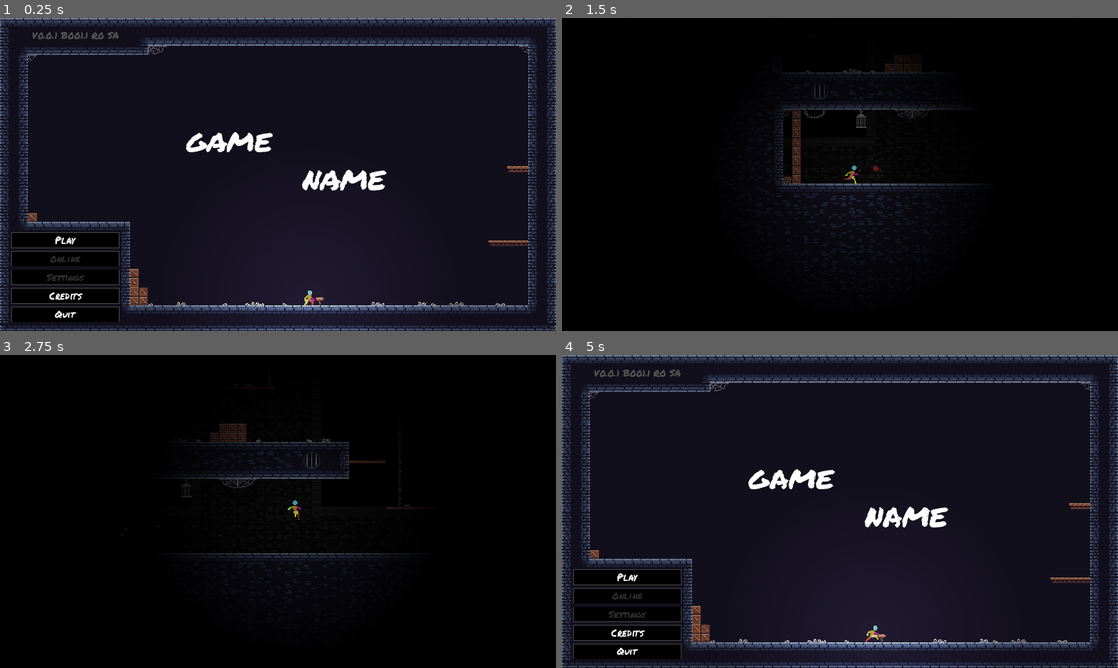
Above: before the commit, frames 1-4 (two rows, left to right).
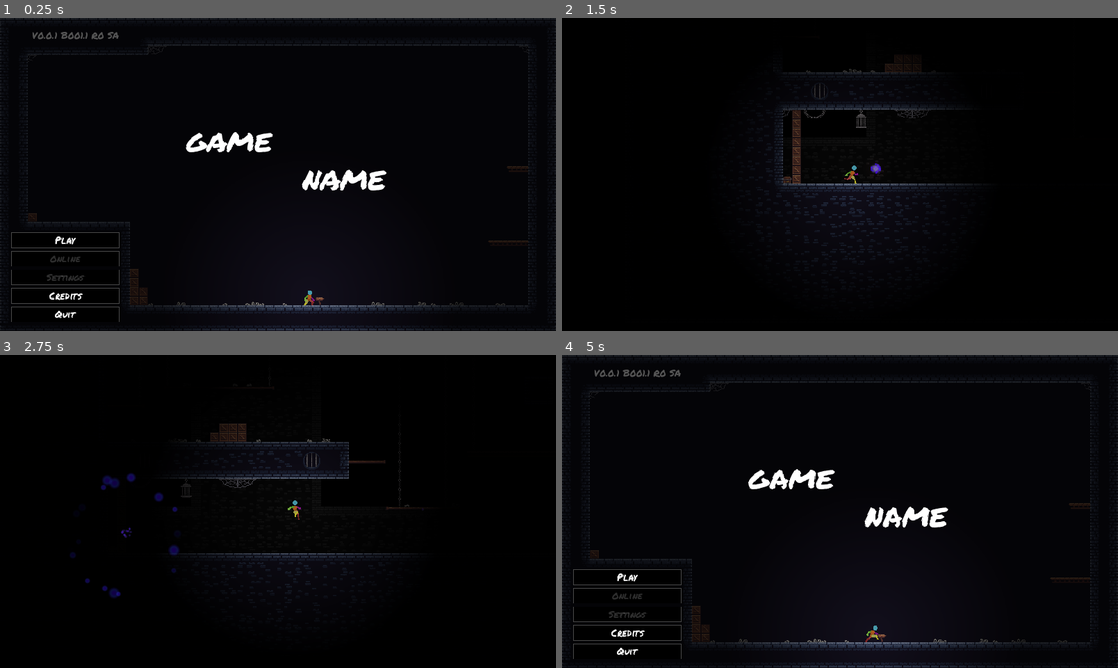
Above: after the commit, the same moments.

Repository: Clobie/orb-demo
Game: Godot game, scene res://scenes/menus/start_menu/startmenu.tscn
Same seed, same stepped clock (60 frames per second), same inputs: the game is played once before the commit and once after it.
Inputs (mouse positions are in pixels of both pictures, inside the frame that each line leads up to):
- Up to frame 1 (0.25 s): no input
- Up to frame 2 (1.5 s): click "Play" at 0.5 s; tap Enter at 1.25 s; move the mouse to (962, 158) at 1.27 s; hold D (right) from 1.28 s (still down); click (962, 158) at 1.42 s
- Up to frame 3 (2.75 s): keep holding D (right); tap Space (jump) at 1.52, 2.27 s; move the mouse to (166, 527) at 2.02 s; click (166, 527) at 2.17 s
- Up to frame 4 (5 s): move the mouse to (895, 442) at 2.77 s; release D (right) at 2.78 s; hold A (left) 2.78-3.53 s; click (895, 442) at 2.92 s; move the mouse to (812, 574) at 3.52 s; hold D (right) from 3.53 s (still down); click (812, 574) at 3.67 s; tap Space (jump) at 3.77, 4.52 s; move the mouse to (1006, 558) at 4.27 s; click (1006, 558) at 4.42 s; tap Escape (escape) at 4.9 s

The runs differ from the first frame. In frame 1, 12% of the frame differs, in the area x 0-100%, y 0-100%; in frame 2, less than 0.1%; in frame 3, 0.4%; in frame 4, 12%.

Commit message:
update projectile, add audio manager, add cursor

Diff:
--- /dev/null
+++ b/assets/textures/projectiles/arcane_ball.tres
@@ -0,0 +1,13 @@
+[gd_resource type="GradientTexture2D" load_steps=2 format=3 uid="uid://cjdntw8bg7esq"]
+
+[sub_resource type="Gradient" id="Gradient_juja0"]
+offsets = PackedFloat32Array(0.168724, 0.398693, 0.690909)
+colors = PackedColorArray(0.521569, 0, 0.952941, 1, 0.4, 0.662745, 1, 0.811765, 0.521569, 0, 0.952941, 0)
+
+[resource]
+gradient = SubResource("Gradient_juja0")
+width = 8
+height = 8
+fill = 1
+fill_from = Vector2(0.5, 0.5)
+fill_to = Vector2(1, 0.495726)
--- /dev/null
+++ b/autoloads/audio_manager.gd
@@ -0,0 +1,19 @@
+extends Node
+
+
+@onready var music_sfx_1 = $MusicSFX1
+
+@onready var arcane_sfx_1 = $ArcaneSFX1
+
+func _ready():
+	pass
+
+func _process(delta):
+	pass
+
+func play_arcane_hit_sfx(pos: Vector2):
+	arcane_sfx_1.position = pos
+	arcane_sfx_1.play()
+
+func play_music():
+	music_sfx_1.play()
--- /dev/null
+++ b/autoloads/audio_manager.tscn
@@ -0,0 +1,14 @@
+[gd_scene load_steps=4 format=3 uid="uid://bdvyc2wvsvwo0"]
+
+[ext_resource type="Script" path="res://autoloads/audio_manager.gd" id="1_7t8gc"]
+[ext_resource type="AudioStream" uid="uid://c6501ffqumuap" path="res://assets/audio/Magic Attacks/Arcane/Impact/Arcane_ImpactF1_Cut.wav" id="2_0hasl"]
+[ext_resource type="AudioStream" uid="uid://cvv7ts6nocvk4" path="res://assets/audio/MindsEyePack/1- Midnight Dreams.ogg" id="3_q1641"]
+
+[node name="Node" type="Node"]
+script = ExtResource("1_7t8gc")
+
+[node name="ArcaneSFX1" type="AudioStreamPlayer2D" parent="."]
+stream = ExtResource("2_0hasl")
+
+[node name="MusicSFX1" type="AudioStreamPlayer" parent="."]
+stream = ExtResource("3_q1641")
--- a/project.godot
+++ b/project.godot
@@ -17,6 +17,7 @@
 
 [autoload]
 
+AudioManager="*res://autoloads/audio_manager.tscn"
 General="*res://autoloads/general.gd"
 
 [display]
@@ -25,6 +26,8 @@
 window/size/viewport_height=540
 window/stretch/mode="canvas_items"
 window/stretch/aspect="expand"
+mouse_cursor/custom_image="res://assets/textures/cursors/glove3.png"
+mouse_cursor/custom_image_hotspot=Vector2(5, 0)
 
 [input]
 
--- a/scenes/menus/credits_menu/credit_menu.tscn
+++ b/scenes/menus/credits_menu/credit_menu.tscn
@@ -38,13 +38,23 @@
 
 [node name="TextEdit" type="TextEdit" parent="ColorRect/MarginContainer"]
 layout_mode = 2
-text = "Clobie
-Bobby
-Knups"
+text = "Developers:
+Clobie - github.com/clobie
+Knups - github.com/knups718
+Bobby - github.com/sil3ntb0b
+
+Textures:
+ZeggyGames - https://zegley.itch.io/2d-platformermetroidvania-asset-pack
+David G - https://incolgames.itch.io/dungeon-platformer-tile-set-pixel-art
+YD - https://opengameart.org/content/pointers-part-5
+
+Sounds:
+Crow Shade - https://crowshade.itch.io/horror-music-pack
+Daniel SoundsGood - https://danielsoundsgood.itch.io/free-deadly-kombat-sound-effects
+Tim - https://timothyadan.itch.io/magic-attacks-bundle"
 editable = false
 context_menu_enabled = false
 shortcut_keys_enabled = false
-selecting_enabled = false
 deselect_on_focus_loss_enabled = false
 drag_and_drop_selection_enabled = false
 virtual_keyboard_enabled = false
--- a/scenes/menus/start_menu/startmenu.tscn
+++ b/scenes/menus/start_menu/startmenu.tscn
@@ -20,6 +20,8 @@
 	button_settings.disabled = true
 	button_online.disabled = true
 	player.camera_2d.enabled = false
+	if !AudioManager.music_sfx_1.playing:
+		AudioManager.music_sfx_1.play()
 
 func _process(delta):
 	pass
@@ -173,7 +175,6 @@
 text = "NAME"
 
 [node name="DirectionalLight2D_Darkness" type="DirectionalLight2D" parent="."]
-visible = false
 texture_filter = 1
 energy = 0.75
 blend_mode = 1
--- a/scenes/player/side_scroller/player.tscn
+++ b/scenes/player/side_scroller/player.tscn
@@ -977,6 +977,7 @@
 
 [node name="Camera2D" type="Camera2D" parent="."]
 position = Vector2(0, -16)
+limit_smoothed = true
 position_smoothing_enabled = true
 metadata/_edit_lock_ = true
 
--- a/scenes/player/side_scroller/scripts/player.gd
+++ b/scenes/player/side_scroller/scripts/player.gd
@@ -6,44 +6,27 @@
 @onready var ledge_mid_ray: RayCast2D = $Rays/RayCast2D_Ledge1
 @onready var wall_mid_ray: RayCast2D = $Rays/RayCast2D_Wall1
 @onready var camera_2d = $Camera2D
-
-
 @onready var projectile = preload("res://scenes/projectiles/energy_projectile/energy_projectile.tscn")
 
 var controllable: bool = true
 var can_jump: bool = true
 var can_double_jump: bool = true
 var can_wall_jump: bool = true
-
 var gravity = ProjectSettings.get_setting("physics/2d/default_gravity")
-
 var jump_force: float = 350.0 # 3.5 blocks
 var double_jump_force: float = 300.0 # 3 blocks
 var run_speed: float = 11000.0 # why is this so high
 var threshold = 0.5
 var look_dir: int = 1
 
-var base_zoom: float = 2.0
-var zoom_multiplier: float = 0.1
-
-
 func _ready() -> void:
 	pass
 
 func _process(delta: float) -> void:
-		pass
-	#var speed = velocity.length()
-	#var target_zoom = clamp(base_zoom - speed * zoom_multiplier, 1.8, base_zoom)
-	#var current_zoom = camera_2d.zoom
-	#current_zoom.x = lerp(current_zoom.x, target_zoom, 0.1)
-	#current_zoom.y = lerp(current_zoom.y, target_zoom, 0.1)
-	#camera_2d.zoom = current_zoom
-
+	pass
 
 func _physics_process(delta: float) -> void:
 	pass
-	#if Input.is_mouse_button_pressed(1):
-		#shoot_projectile()
 
 func shoot_projectile():
 	var start_pos = global_position - Vector2(0, 20)
@@ -86,9 +69,7 @@
 
 # disabled for now
 func shoot() -> bool:
-	if !controllable:
-		return false
-	return false#Input.is_action_pressed("mouse1")
+	return false
 
 func apply_gravity(delta) -> void:
 	velocity.y += gravity * delta
--- a/scenes/projectiles/energy_projectile/energy_projectile.gd
+++ b/scenes/projectiles/energy_projectile/energy_projectile.gd
@@ -3,6 +3,10 @@
 @onready var explosion = preload("res://scenes/projectiles/energy_projectile/explosion.tscn")
 @export var speed: float = 800.0
 var direction: Vector2
+@onready var gpu_particles_2d_2 = $GPUParticles2D2
+
+func _ready():
+	pass
 
 func _physics_process(delta):
 	velocity = direction * speed
@@ -10,13 +14,13 @@
 
 func _on_area_2d_body_entered(body):
 	var x = explosion.instantiate()
-	#x.global_position = global_position
 	add_child(x)
 	direction = Vector2(0,0)
 	$Sprite2D.visible = false
 	$PointLight2D.visible = false
 	$Timer.start()
 	$GPUParticles2D.emitting = false
+	gpu_particles_2d_2.emitting = true
 
 func _on_timer_timeout():
 	call_deferred("queue_free")
--- a/scenes/projectiles/energy_projectile/energy_projectile.tscn
+++ b/scenes/projectiles/energy_projectile/energy_projectile.tscn
@@ -1,16 +1,16 @@
-[gd_scene load_steps=12 format=3 uid="uid://br21twcf2ex2i"]
+[gd_scene load_steps=16 format=3 uid="uid://br21twcf2ex2i"]
 
 [ext_resource type="Script" path="res://scenes/projectiles/energy_projectile/energy_projectile.gd" id="1_al8im"]
 
 [sub_resource type="CircleShape2D" id="CircleShape2D_brhov"]
 radius = 5.0
 
-[sub_resource type="Gradient" id="Gradient_juja0"]
-offsets = PackedFloat32Array(0.168724, 0.255144, 0.300412)
-colors = PackedColorArray(0.992157, 0, 0.227451, 0.32549, 1, 0.709804, 0.219608, 0.329412, 1, 1, 1, 0)
+[sub_resource type="Gradient" id="Gradient_pboiu"]
+offsets = PackedFloat32Array(0.168724, 0.2, 0.690909)
+colors = PackedColorArray(0.284656, 0.514728, 0.999984, 1, 0.4, 0.662745, 1, 0.811765, 0, 0, 0, 0)
 
 [sub_resource type="GradientTexture2D" id="GradientTexture2D_wkx8a"]
-gradient = SubResource("Gradient_juja0")
+gradient = SubResource("Gradient_pboiu")
 width = 32
 height = 32
 fill = 1
@@ -31,23 +31,60 @@
 [sub_resource type="CanvasItemMaterial" id="CanvasItemMaterial_k6b5i"]
 light_mode = 1
 
+[sub_resource type="Gradient" id="Gradient_ekm4c"]
+colors = PackedColorArray(0.521569, 0, 0.952941, 1, 1, 1, 1, 0)
+
+[sub_resource type="GradientTexture1D" id="GradientTexture1D_o85xj"]
+gradient = SubResource("Gradient_ekm4c")
+
 [sub_resource type="ParticleProcessMaterial" id="ParticleProcessMaterial_dkctm"]
 lifetime_randomness = 1.0
 particle_flag_disable_z = true
+emission_shape = 6
+emission_ring_axis = Vector3(0, 0, 1)
+emission_ring_height = 8.0
+emission_ring_radius = 8.0
+emission_ring_inner_radius = 5.0
 spread = 180.0
-initial_velocity_min = 25.0
-initial_velocity_max = 25.0
+initial_velocity_min = 5.0
+initial_velocity_max = 5.0
+orbit_velocity_min = -2.0
+orbit_velocity_max = 2.0
+radial_velocity_min = -1.0
+radial_velocity_max = 1.0
 gravity = Vector3(0, 0, 0)
+color_ramp = SubResource("GradientTexture1D_o85xj")
 
-[sub_resource type="Gradient" id="Gradient_arb8b"]
-colors = PackedColorArray(0.937255, 0.247059, 0, 0.745098, 1, 0, 0, 0.8)
+[sub_resource type="Gradient" id="Gradient_juja0"]
+offsets = PackedFloat32Array(0.168724, 0.398693, 0.690909)
+colors = PackedColorArray(0.521569, 0, 0.952941, 1, 0.4, 0.662745, 1, 0.811765, 0.521569, 0, 0.952941, 0)
 
-[sub_resource type="GradientTexture1D" id="GradientTexture1D_5t436"]
-gradient = SubResource("Gradient_arb8b")
-width = 1
+[sub_resource type="GradientTexture2D" id="GradientTexture2D_fan7p"]
+gradient = SubResource("Gradient_juja0")
+width = 8
+height = 8
+use_hdr = true
+fill = 1
+fill_from = Vector2(0.5, 0.5)
+fill_to = Vector2(1, 0.495726)
 
 [sub_resource type="CircleShape2D" id="CircleShape2D_rhxaq"]
 radius = 5.0
+
+[sub_resource type="ParticleProcessMaterial" id="ParticleProcessMaterial_uspbw"]
+particle_flag_disable_z = true
+spread = 180.0
+initial_velocity_min = 125.0
+initial_velocity_max = 1000.0
+gravity = Vector3(0, 0, 0)
+
+[sub_resource type="GradientTexture2D" id="GradientTexture2D_h2oe8"]
+gradient = SubResource("Gradient_juja0")
+width = 8
+height = 8
+fill = 1
+fill_from = Vector2(0.5, 0.5)
+fill_to = Vector2(1, 0.495726)
 
 [node name="EnergyProjectile" type="CharacterBody2D"]
 collision_layer = 0
@@ -68,9 +105,11 @@
 
 [node name="GPUParticles2D" type="GPUParticles2D" parent="."]
 material = SubResource("CanvasItemMaterial_k6b5i")
-amount = 100
+amount = 50
 process_material = SubResource("ParticleProcessMaterial_dkctm")
-texture = SubResource("GradientTexture1D_5t436")
+texture = SubResource("GradientTexture2D_fan7p")
+preprocess = 1.0
+local_coords = true
 
 [node name="Area2D" type="Area2D" parent="."]
 collision_layer = 0
@@ -81,5 +120,17 @@
 
 [node name="Timer" type="Timer" parent="."]
 
+[node name="GPUParticles2D2" type="GPUParticles2D" parent="."]
+emitting = false
+amount = 50
+process_material = SubResource("ParticleProcessMaterial_uspbw")
+texture = SubResource("GradientTexture2D_h2oe8")
+lifetime = 0.3
+one_shot = true
+explosiveness = 1.0
+trail_enabled = true
+trail_lifetime = 0.1
+trail_sections = 2
+
 [connection signal="body_entered" from="Area2D" to="." method="_on_area_2d_body_entered"]
 [connection signal="timeout" from="Timer" to="." method="_on_timer_timeout"]
--- a/scenes/projectiles/energy_projectile/explosion.gd
+++ b/scenes/projectiles/energy_projectile/explosion.gd
@@ -2,6 +2,7 @@
 
 func _ready():
 	$GPUParticles2D.emitting = true
+	AudioManager.play_arcane_hit_sfx(global_position)
 
 func _on_gpu_particles_2d_finished():
 	call_deferred("queue_free")
--- a/scenes/projectiles/energy_projectile/explosion.tscn
+++ b/scenes/projectiles/energy_projectile/explosion.tscn
@@ -7,7 +7,7 @@
 
 [sub_resource type="Gradient" id="Gradient_t3le5"]
 offsets = PackedFloat32Array(0, 0.535593)
-colors = PackedColorArray(1, 0, 0, 1, 1, 0, 0, 0)
+colors = PackedColorArray(0.677947, 0.0825304, 0.997499, 1, 0.345793, 0.507773, 1, 0)
 
 [sub_resource type="GradientTexture1D" id="GradientTexture1D_hjmay"]
 gradient = SubResource("Gradient_t3le5")
@@ -19,17 +19,28 @@
 initial_velocity_min = 248.57
 initial_velocity_max = 311.43
 gravity = Vector3(0, 98, 0)
-scale_max = 5.0
+scale_min = 0.2
+scale_max = 0.5
 color_ramp = SubResource("GradientTexture1D_hjmay")
-collision_mode = 2
+
+[sub_resource type="Gradient" id="Gradient_juja0"]
+offsets = PackedFloat32Array(0.168724, 0.398693, 0.690909)
+colors = PackedColorArray(0.521569, 0, 0.952941, 1, 0.4, 0.662745, 1, 0.811765, 0.521569, 0, 0.952941, 0)
+
+[sub_resource type="GradientTexture2D" id="GradientTexture2D_xwg7r"]
+gradient = SubResource("Gradient_juja0")
+fill = 1
+fill_from = Vector2(0.5, 0.5)
+fill_to = Vector2(1, 0.495726)
 
 [node name="Explosion" type="Node2D"]
 script = ExtResource("1_tpcm3")
 
 [node name="GPUParticles2D" type="GPUParticles2D" parent="."]
 material = SubResource("CanvasItemMaterial_obdnc")
-amount = 100
+amount = 50
 process_material = SubResource("ParticleProcessMaterial_ressx")
+texture = SubResource("GradientTexture2D_xwg7r")
 preprocess = 1.0
 explosiveness = 1.0
 randomness = 1.0
Binary file added: assets/textures/cursors/glove3.png
Not shown, added: export_presets.cfg
Not shown: 1 places in scenes/projectiles/energy_projectile/explosion.tscn that only renumber resources
Not shown, changed: .gitignore
Not shown, added: assets/audio/Magic Attacks/Arcane/Impact/Arcane_ImpactF1_Cut.wav
Not shown, added: assets/audio/MindsEyePack/1- Midnight Dreams.ogg
